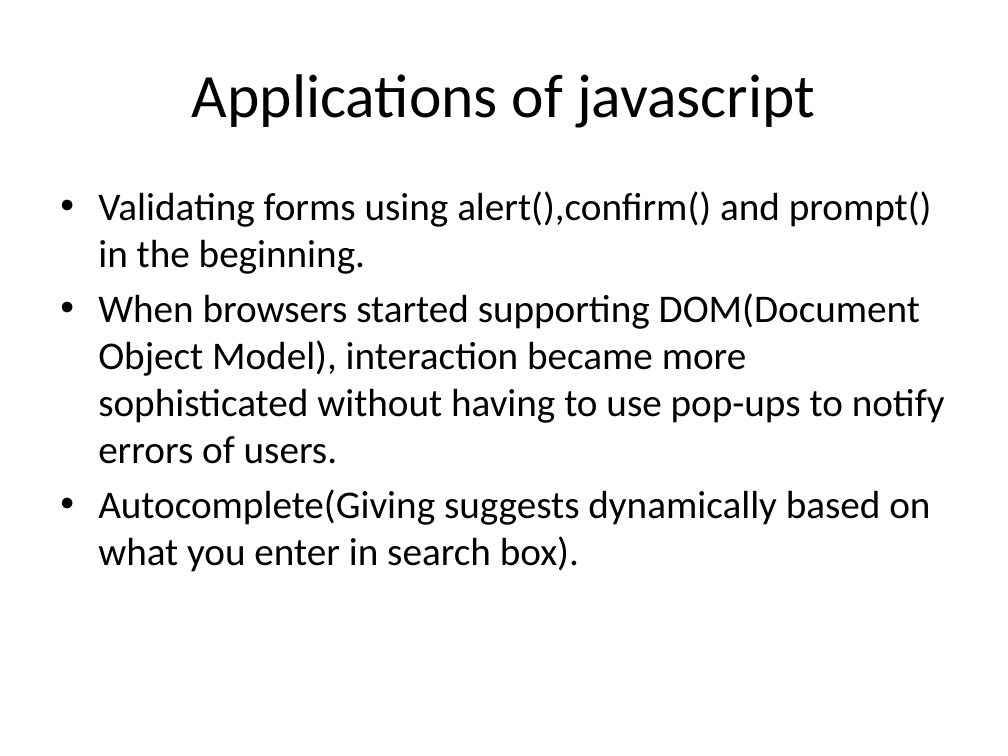
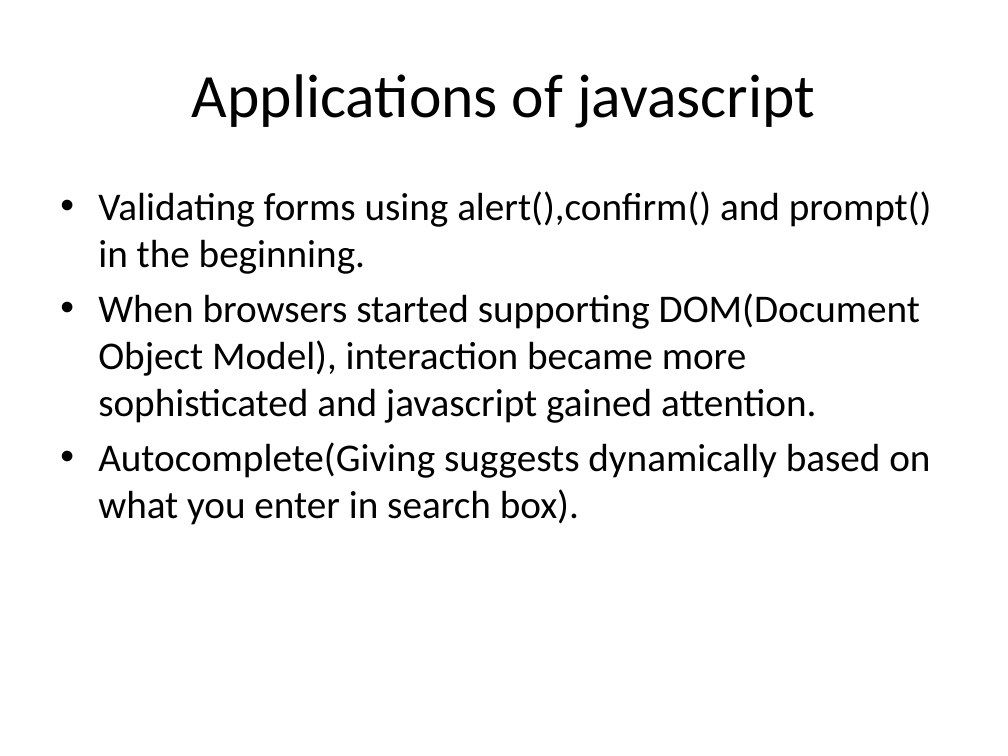
Before and after one commit to ManasaGajulavarthy/Intern_HMIT, a slide deck: slide 3 of JAVASCRIPT.pptx. Drawn at 1008x756 pixels with LibreOffice and Linux fonts; fonts in the diff are those of the drawing. Boxes give left, top, right and bottom in pixels: in the first picture for what was removed or moved away, otherwise in the second. Text is boxed around its words. In the diff, an @@ line names an element or a change of style, - is before the commit and + after.

```diff
--- a/JAVASCRIPT.pptx
+++ b/JAVASCRIPT.pptx
@@ text at [98,293,920,423]: text changed @@
-• When browsers started supporting DOM(Document Object Model), interaction became more sophisticated without having to use pop-ups to notify errors of users.
+• When browsers started supporting DOM(Document Object Model), interaction became more sophisticated and javascript gained attention.
```
Also in this commit, not shown: 9 other slides changed, 7 slides added, 1 slide removed, 1 other file.
